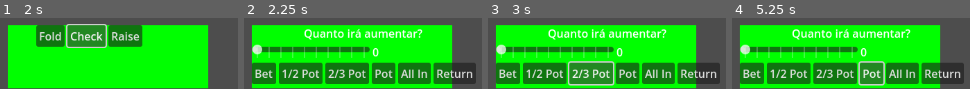
Above: before the commit, frames 1-4 (left to right).
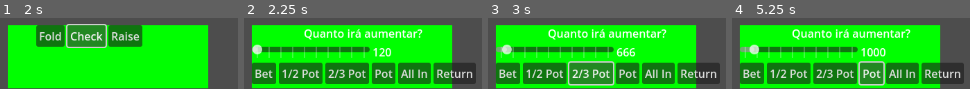
Above: after the commit, the same moments.

Repository: TiamatInteractive/Poker
Game: Godot game, scene res://Game.tscn
The game is run twice, just before and just after one commit, with the same random seed, the same clock (stepped at 60 frames per second) and the same inputs.
Inputs:
- Up to frame 1 (2 s): click "Fold" at 0.5 s; click "Check" at 1.25 s
- Up to frame 2 (2.25 s): click "Raise" at 2 s
- Up to frame 3 (3 s): click "2/3 Pot" at 2.75 s
- Up to frame 4 (5.25 s): click "Bet" at 3.5 s; click "1/2 Pot" at 4.25 s; click "Pot" at 5 s

Frame 1 is identical in both runs. In frame 2, 0.7% of the frame differs, in the area x 53-62%, y 42-55%; in frame 3, 1.4%; in frame 4, 1.9%, in the area x 3-65%, y 36-55%.
Error before the commit: Out of bounds get index '0' (on base: 'Array[Player]') (res://Game.gd:25)
Error after the commit: Out of bounds get index '0' (on base: 'Array[Player]') (res://Game.gd:36)

Commit message:
feat: created code to start the round

Diff:
--- a/Game.gd
+++ b/Game.gd
@@ -1,16 +1,27 @@
 extends Control
 
+#0: select binds and start bets
+#1: verify if there is more than one person betting, open 3 cards and start bets
+#2: verify if there is more than one person betting, open 1 card and start bet
+#3: verify if there is more than one person betting, open 1 card and start bet
+#4: verify if there is more than one person betting, if not, not open hands and select winner
+var step:int
+var packet:Packet
 var id_player_actual:int
+var id_button:int
 var big_bind:int
+var small_bind:int
 var actual_bet:int
 var players: Array[Player]
+var table: Array[Card]
+@onready var bet_menu = $BetMenu
 # Called when the node enters the scene tree for the first time.
 func _ready():
-	pass # Replace with function body.
+	packet = Packet.new()
 
 
 # Called every frame. 'delta' is the elapsed time since the previous frame.
-func _process(delta):
+func _process(_delta):
 	pass
 
 
@@ -35,20 +46,87 @@
 	#raise animation
 
 func next_player():
+	if bet_menu.visible:
+		bet_menu.visible = false
 	#select next player
 	#verify if was ended
-		#start next step of the game
+		#start next step of the round
 	#verify if is the player, another player or a ia
 	#open menu or wait the other player or start ia
 	pass
 
 func next_step():
-	#0: select binds and start bets
-	#1: verify if there is more than one person betting, open 3 cards and start bets
-	#2: verify if there is more than one person betting, open 1 card and start bet
-	#3: verify if there is more than one person betting, open 1 card and start bet
-	#4: verify if there is more than one person betting, if not, not open hands and select winner
+	match step:
+		0:
+			start_round()
+		#1: verify if there is more than one person betting, open 3 cards and start bets
+		1:  flop()
+		#2: verify if there is more than one person betting, open 1 card and start bet
+		2:
+			river()
+		#3: verify if there is more than one person betting, open 1 card and start bet
+		3:
+			turn()
+		#4: verify if there is more than one person betting, if not, not open hands and select winner
+		4:
+			end_round()
+	step+=1
+
+func start_round():
+	#1: Start the round
+	packet.set_new_packet()
+	#2: Set big and small binds
+	players.map(set_player_start)
+	bet_menu.big_bind = big_bind
+	var small_binder = players[(id_button+1)%players.size()]
+	var bet = select_bet(small_binder,small_bind)
+	small_binder.actual_bet = bet
+	small_binder.stack -= bet
+	Bet.pot = bet
+	actual_bet = bet
+	players[(id_button+1)%players.size()] = small_binder
+	var big_binder = players[(id_button+2)%players.size()]
+	bet = select_bet(big_binder,big_bind)
+	big_binder.actual_bet = bet
+	big_binder.stack -= bet
+	if bet > actual_bet:
+		actual_bet = bet
+	Bet.pot += bet
+	players[(id_button+2)%players.size()] = big_binder
+	bet_menu.actual_bet = actual_bet
+	id_player_actual = (id_button+2)%players.size()
+	next_player()
+
+func flop():
+	add_card_to_table(3)
 	pass
 
-func start_game():
+func river():
+	add_card_to_table(1)
 	pass
+
+func turn():
+	add_card_to_table(1)
+	pass
+
+func end_round():
+	pass
+
+func select_bet(player:Player, bet:int)->int:
+	if player.stack < bet:
+		return player.stack
+	return bet
+
+func set_player_start(player:Player) -> Player:
+	player.is_playing = true
+	player.hand = Hand.new(packet.get_card(), packet.get_card())
+	return player
+
+func add_card_to_table(quantity:int):
+	for i in range(quantity):
+		var card = packet.get_card()
+		table.append(card)
+		draw_card_to_table(card)
+
+func draw_card_to_table(card:Card):
+	pass
--- a/Game.tscn
+++ b/Game.tscn
@@ -20,8 +20,10 @@
 offset_bottom = 556.0
 grow_vertical = 0
 
-[node name="Timer" type="Timer" parent="."]
+[node name="FoldTime" type="Timer" parent="."]
 wait_time = 25.0
+
+[node name="BindIncrement" type="Timer" parent="."]
 
 [connection signal="call_check" from="BetMenu" to="." method="_on_bet_menu_call_check"]
 [connection signal="fold" from="BetMenu" to="." method="_on_bet_menu_fold"]
--- a/class/bet.gd
+++ b/class/bet.gd
@@ -1,3 +1,3 @@
 extends Node
 
-static var pot:int = 0
+static var pot:int = 1000
--- a/class/hand.gd
+++ b/class/hand.gd
@@ -5,3 +5,7 @@
 
 func get_card()->Array[Card]:
 	return [card1, card2]
+
+func _init(_card1:Card, _card2:Card):
+	card1 = _card1
+	card2 = _card2
--- a/class/game.gd
+++ b/class/hand_power.gd
@@ -1,27 +1,15 @@
 extends Node
 
-@export var number_players:int = 2
-var table: Array[Card]
-# Called when the node enters the scene tree for the first time.
-func _ready():
-	pass # Replace with function body.
-
-
-# Called every frame. 'delta' is the elapsed time since the previous frame.
-func _process(delta):
-	pass
-
 # Return 0 or [5-14], 0 being that there is not flush and 2-14 the highest value from the flush
-func flush(hand:Hand)->int:
+func flush(hand:Hand, table: Array[Card])->int:
 	var cont = 0
 	var biggest_naipe_id = 0
 	var biggest_naipe_value = 0
 	var naipe_biggest_number: Array[int]
 	var naipe_equal_number: Array[int]
 	var naipe_equal_id: Array[String]
-	var test:Array[Card] = table
-	test.append_array(hand.get_card())
-	for i in test:
+	table.append_array(hand.get_card())
+	for i in table:
 		cont+=1
 		var is_new_naipe = true
 		var id = 0
@@ -134,7 +122,7 @@
 
 # Return [2-14], being the best card that is not in the four of a kind
 # and not in the first or second pair or three of a kind
-func get_high_card_not_multiple(hand:Hand, is_four:bool)->int:
+func get_high_card_not_multiple(hand:Hand, is_four:bool, table:Array[Card])->int:
 	#Sort array
 	var card1 = hand.card1
 	var card2 = hand.card2
@@ -165,9 +153,9 @@
 		return card2.get_value()
 	return 0
 
-func get_value_hand(hand:Hand):
+func get_value_hand(hand:Hand, table:Array[Card]):
 
-	var is_flush = flush(hand)
+	var is_flush = flush(hand,table)
 	var all_cards:Array[Card] = table
 	all_cards.append_array(hand.get_card())
 	all_cards.sort_custom(compare_by_value)
@@ -180,7 +168,7 @@
 			return 8000 + is_straight_flush
 	var mult_level = verify_multiple(all_cards)
 	if mult_level >= 7000:
-		return mult_level + get_high_card_not_multiple(hand,true)
+		return mult_level + get_high_card_not_multiple(hand,true,table)
 	var secondary_mult_level = verify_multiple_secondary(all_cards)
 	if mult_level >= 3000 && secondary_mult_level>=1000:
 		return 1000 + ((mult_level-3000)*20+3000) + secondary_mult_level
@@ -189,12 +177,12 @@
 	if is_straight > 0:
 		return 4000 + is_straight
 	if mult_level >= 3000:
-		return mult_level + get_high_card_not_multiple(hand,false)
+		return mult_level + get_high_card_not_multiple(hand,false,table)
 	if secondary_mult_level >= 1000:
-		return ((mult_level-1000)*20+1000) + secondary_mult_level + get_high_card_not_multiple(hand,false)
+		return ((mult_level-1000)*20+1000) + secondary_mult_level + get_high_card_not_multiple(hand,false,table)
 	if mult_level >= 1000:
-		return mult_level + get_high_card_not_multiple(hand,false)
-	return get_high_card_not_multiple(hand,false)
+		return mult_level + get_high_card_not_multiple(hand,false,table)
+	return get_high_card_not_multiple(hand,false,table)
 
 func compare_by_value(a,b):
 	return a.get_value() < b.get_value()
--- a/interface/Bet_Menu.gd
+++ b/interface/Bet_Menu.gd
@@ -4,7 +4,7 @@
 @export var big_bind = 120
 @export var actual_bet:int = 0
 @export var max_bet:int = 10000
-var raise_value:int = 0
+var raise_value:int = 120
 signal call_check()
 signal raise(value:int)
 signal fold()
@@ -19,7 +19,7 @@
 		$BetContainer/Buttons/Pot.visible = true
 	else:
 		$BetContainer/Buttons/Pot.visible = false
-	if max_bet > int(pot/2 * 3):
+	if max_bet > int(pot/3 * 2):
 		$BetContainer/Buttons/TwoThirdPot.visible = true
 	else:
 		$BetContainer/Buttons/Pot.visible = false
@@ -27,6 +27,12 @@
 		$BetContainer/Buttons/HalfPot.visible = true
 	else:
 		$BetContainer/Buttons/Pot.visible = false
+	$BetContainer/Value/RaiseSlider.max_value = max_bet
+	if actual_bet < big_bind:
+		$BetContainer/Value/RaiseSlider.min_value = big_bind
+	else:
+		$BetContainer/Value/RaiseSlider.min_value = actual_bet
+	$BetContainer/Value/RaiseSlider.step = 1
 
 
 # Called every frame. 'delta' is the elapsed time since the previous frame.
@@ -47,7 +53,7 @@
 	raise_value = pot
 
 func _on_two_third_pot_pressed():
-	raise_value = int(pot/2*3)
+	raise_value = int(pot/3*2)
 
 
 func _on_half_pot_pressed():
@@ -62,7 +68,6 @@
 func _on_raise_slider_value_changed(value):
 	raise_value = value
 
-
 func _on_check_pressed():
 	call_check.emit()
 
--- a/project.godot
+++ b/project.godot
@@ -18,6 +18,7 @@
 [autoload]
 
 Bet="*res://class/bet.gd"
+HandPower="*res://class/hand_power.gd"
 
 [rendering]
 
